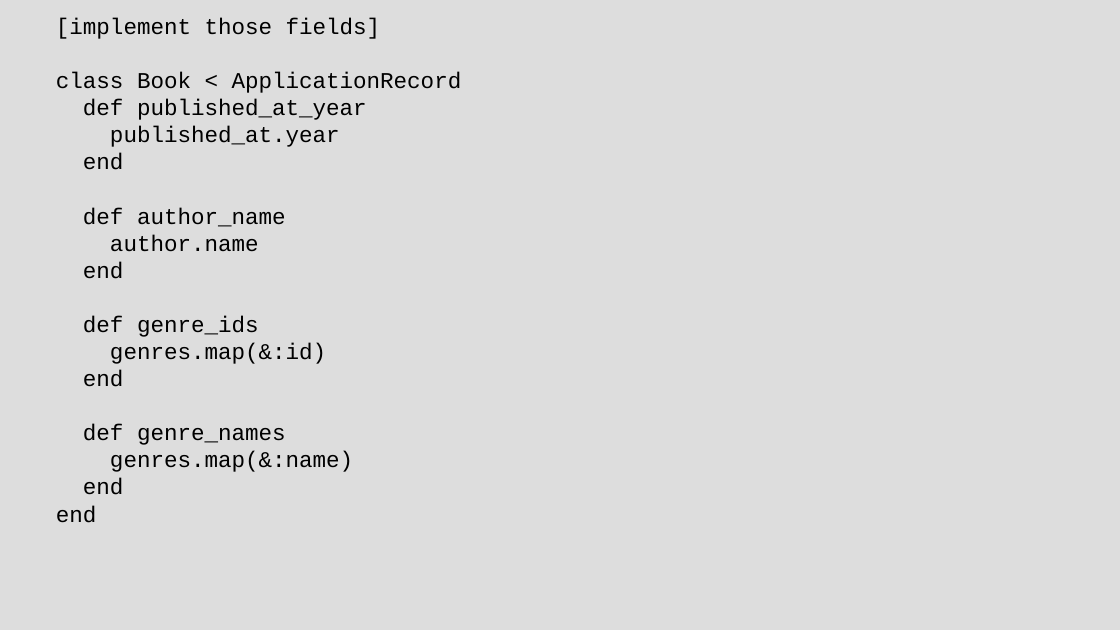
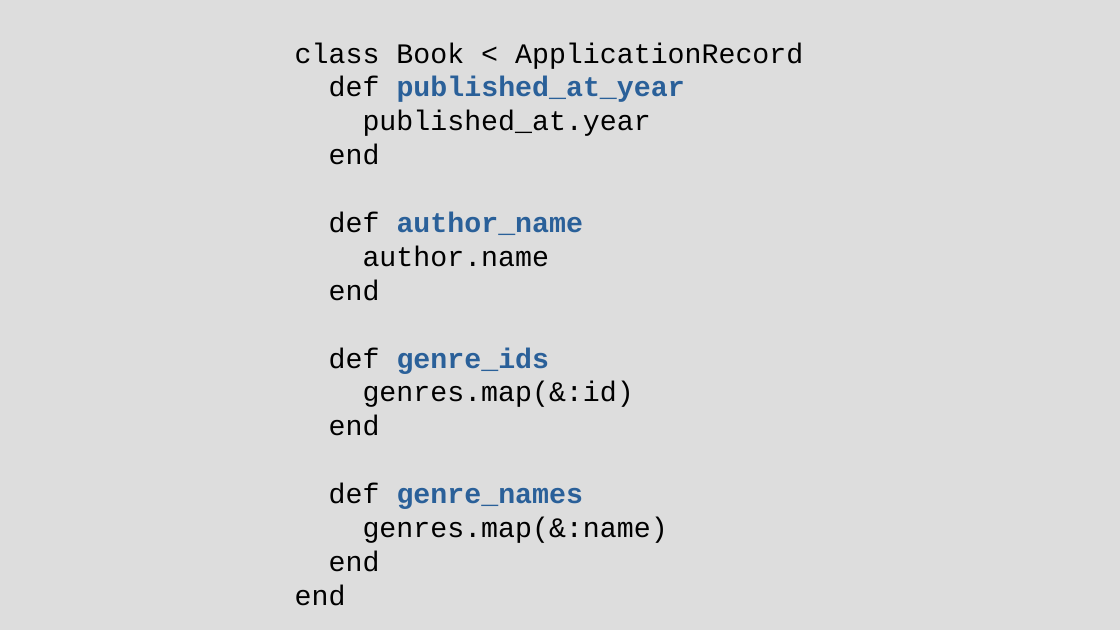
Before and after one commit to chriscressman/architecting-a-search-feature, a slide deck: slide 49 of presentation.odp (slide 56 before the commit). Drawn at 1120x630 pixels with LibreOffice and Linux fonts; fonts in the diff are those of the drawing. Boxes give left, top, right and bottom in pixels: in the first picture for what was removed or moved away, otherwise in the second. Text is boxed around its words. In the diff, an @@ line names an element or a change of style, - is before the commit and + after.

```diff
--- a/presentation.odp
+++ b/presentation.odp
@@ subtitle at (56, 18, 381, 39): paragraph removed @@
-[implement those fields]
@@ subtitle "class Book < ApplicationRecord": place and size @@
-subtitle "class Book < ApplicationRecord" at (56, 18, 462, 523)
+subtitle "class Book < ApplicationRecord" at (295, 43, 803, 606)
@@ subtitle "class Book < ApplicationRecord" at (295, 43, 803, 606): size 16 to 20 pt; text colour #000000 to #2A6099, bold on in "published_at_year", "author_name", "genre_ids", "genre_names" @@
```
Also in this commit, not shown: 19 other slides changed, 16 slides added, 13 slides removed.
